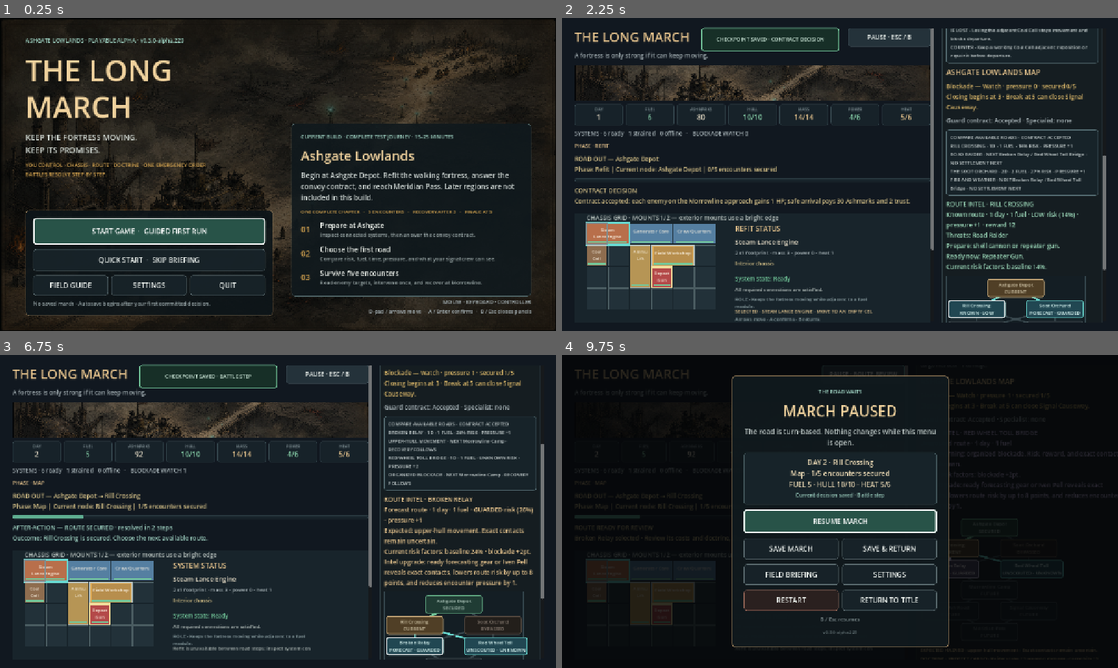
Above: before the commit, frames 1-4 (two rows, left to right).
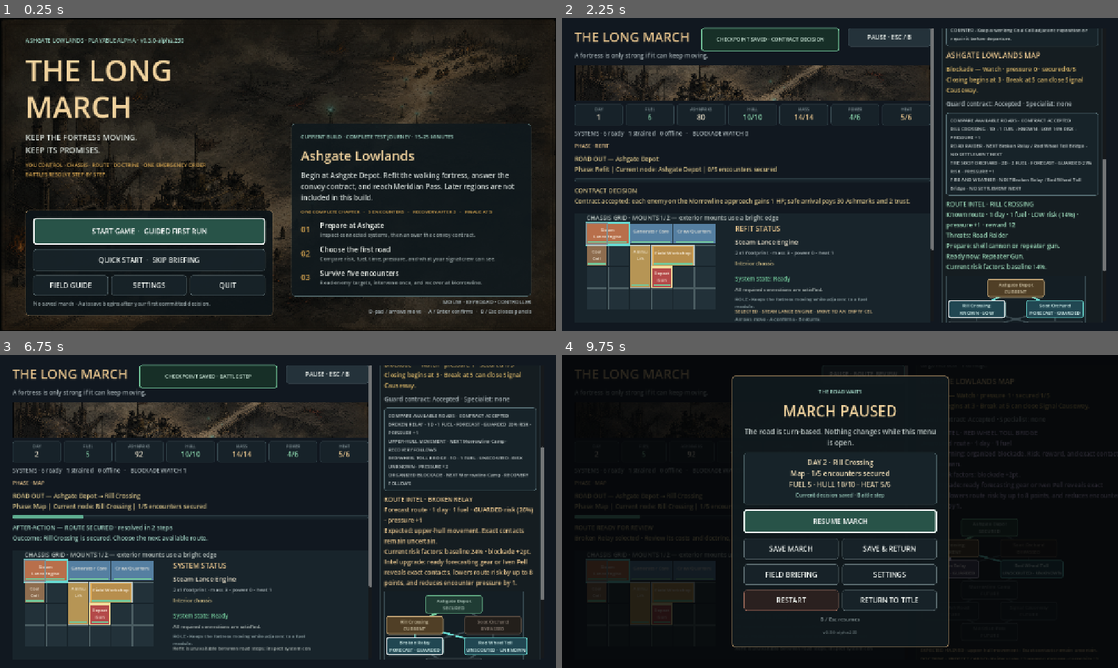
Above: after the commit, the same moments.

Repository: raphaelroshan/the-long-march
Game: Godot game, scene res://scenes/App.tscn
Same seed, same stepped clock (60 frames per second), same inputs: the game is played once before the commit and once after it.
Inputs:
- Up to frame 1 (0.25 s): no input
- Up to frame 2 (2.25 s): click "START GAME · GUIDED FIRST RUN" at 0.5 s; click "SKIP FOR THIS RUN" at 1.25 s; click "GUARD THE CONVOY MORROWLINE ·…" at 2 s
- Up to frame 3 (6.75 s): click "Rill Crossing KNOWN · LOW" at 2.75 s; click "Rill Crossing SELECTED · LOW" at 3.5 s; click "Soot Orchard FORECAST · GUARD…" at 4.25 s; click "COMMIT · RILL CROSSING DAY 1→…" at 5 s; click "ADVANCE · RESOLVE STEP 1 OF 6" at 5.75 s; click "ADVANCE · RESOLVE STEP 2 OF 6…" at 6.5 s
- Up to frame 4 (9.75 s): click "Broken Relay FORECAST · GUARD…" at 7.25 s; click "Broken Relay SELECTED · GUARD…" at 8 s; click "Red Wheel Toll UNSCOUTED · UN…" at 8.75 s; click "PAUSE · ROUTE REVIEW" at 9.5 s

The runs differ from the first frame. In frame 1, less than 0.1% of the frame differs, in the area x 32-33%, y 6-8%; in frame 2, 3.7%, in the area x 69-98%, y 3-81%; in frame 3, 2.3%; in frame 4, less than 0.1%.

Commit message:
ui: clarify route comparison confidence

Diff:
--- a/project.godot
+++ b/project.godot
@@ -4,7 +4,7 @@
 
 [application]
 config/name="The Long March"
-config/version="0.3.0-alpha.229"
+config/version="0.3.0-alpha.230"
 run/main_scene="res://scenes/App.tscn"
 config/features=PackedStringArray("4.4", "GL Compatibility")
 
--- a/src/core/fortress_state.gd
+++ b/src/core/fortress_state.gd
@@ -441,6 +441,7 @@
 		"days": int(node.get("days", 0)),
 		"fuel": fuel_cost,
 		"risk": risk,
+		"risk_band": "low" if risk <= 0.18 else ("guarded" if risk <= 0.32 else "high"),
 		"risk_factors": risk_factors,
 		"pressure_gain": pressure_gain,
 		"encounter_pressure": encounter_difficulty,
@@ -472,6 +473,7 @@
 			"days": int(preview.get("days", 0)),
 			"fuel": int(preview.get("fuel", 0)),
 			"risk": float(preview.get("risk", 0.0)),
+			"risk_band": String(preview.get("risk_band", "high")),
 			"pressure_gain": int(preview.get("pressure_gain", 0)),
 			"threat_hint": String(preview.get("threat_hint", "uncertain pressure")),
 			"threats": preview.get("threats", []).duplicate(),
--- a/src/ui/main.gd
+++ b/src/ui/main.gd
@@ -2039,11 +2039,12 @@
 	var comparison_lines: Array[String] = ["COMPARE AVAILABLE ROADS · CONTRACT %s" % state.guard_contract_status.replace("_", " ").to_upper()]
 	for route in state.campaign_route_comparison(_selected_id(doctrine_option)):
 		var visibility := String(route.get("visibility", "unscouted"))
-		var risk_text := "UNKNOWN RISK" if visibility == "unscouted" else "%.0f%% RISK" % (float(route.get("risk", 0.0)) * 100.0)
+		var confidence_text := visibility.to_upper()
+		var risk_text := "RISK UNKNOWN" if visibility == "unscouted" else "%s %.0f%% RISK" % [String(route.get("risk_band", "high")).to_upper(), float(route.get("risk", 0.0)) * 100.0]
 		var threats: Array = route.get("threats", [])
 		var threat_text := ", ".join(threats) if not threats.is_empty() else String(route.get("threat_hint", "uncertain pressure"))
 		var next_stops: Array = route.get("next_stops", [])
-		comparison_lines.append("%s · %dD · %d FUEL · %s · PRESSURE +%d\n%s · NEXT %s · %s" % [String(route.get("name", "Road")).to_upper(), int(route.get("days", 0)), int(route.get("fuel", 0)), risk_text, int(route.get("pressure_gai …(193 unchanged characters)…
+		comparison_lines.append("%s · %dD · %d FUEL · %s · %s · PRESSURE +%d\n%s · NEXT %s · %s" % [String(route.get("name", "Road")).to_upper(), int(route.get("days", 0)), int(route.get("fuel", 0)), confidence_text, risk_text, int(route.get("pressure_gai …(193 unchanged characters)…
 	campaign_comparison_panel.visible = state.campaign_active and planning_phase and not contract_offered and state.campaign_event_pending.is_empty() and options.size() > 1 and selected_campaign_node_id.is_empty()
 	campaign_comparison_label.text = "\n".join(comparison_lines)
 	var departure_block_reason := _campaign_departure_block_reason(selected_campaign_node_id)
--- a/tests/test_fortress_state.gd
+++ b/tests/test_fortress_state.gd
@@ -99,7 +99,7 @@
 	comparison_state.choose_guard_contract(false)
 	var comparison_before: Dictionary = comparison_state.serialize()
 	var route_comparison := comparison_state.campaign_route_comparison()
-	_expect(route_comparison.size() == 2 and route_comparison[0].has("days") and route_comparison[0].has("fuel") and route_comparison[0].has("pressure_gain") and route_comparison[0]. …(105 unchanged characters)…
+	_expect(route_comparison.size() == 2 and route_comparison[0].has("days") and route_comparison[0].has("fuel") and route_comparison[0].has("risk_band") and route_comparison[0].has("pressure_gain") and route_comparison[0]. …(105 unchanged characters)…
 	_expect(comparison_state.serialize() == comparison_before, "reading the route comparison must not mutate authoritative campaign state")
 
 	var weapon_state := LongMarchState.new(1107)
--- a/tests/test_prototype_flow.gd
+++ b/tests/test_prototype_flow.gd
@@ -225,7 +225,7 @@
 	_expect(game.guidance_label.text.contains("Select one cyan route"), "the objective should advance immediately after the contract is answered")
 	_expect(game.current_run_flow_step == 1 and game.run_flow_labels[0].text.begins_with("✓"), "answering the contract should advance the tracker to the Lowlands roads")
 	_expect(game.campaign_map.status_for("rill_crossing") == "available" and not game.campaign_map.button_for("rill_crossing").disabled, "answering the contract should activate the opening map nodes")
-	_expect(game.campaign_comparison_panel.visible and game.campaign_comparison_label.text.contains("RILL CROSSING · 1D · 1 FUEL") and game.campaign_comparison_label.text.contains("SOOT ORCHARD · 2D · 2 FUEL") and game.campaign_comparison_label.text.contains("PRESSURE +1") and game.campaign_comparison_label.text.contains("NO SETTLEMENT NEXT"), "route planning should compare days, fuel, risk, pressure, threat clue, and onward recovery before selection")
+	_expect(game.campaign_comparison_panel.visible and game.campaign_comparison_label.text.contains("RILL CROSSING · 1D · 1 FUEL · KNOWN · LOW 14% RISK") and game.campaign_comparison_label.text.contains("SOOT ORCHARD · 2D · 2 FUEL · FORECAST · GUARDED 27% RISK") and game.campaign_comparison_label.text.contains("PRESSURE +1") and game.campaign_comparison_label.text.contains("NO SETTLEMENT NEXT"), "route planning should compare confidence, days, fuel, risk band, pressure, threat clue, and onward recovery before selection")
 	_expect(game.campaign_pressure_label.text.contains("Closing begins at 3") and game.campaign_pressure_label.text.contains("Break at 5"), "Watch pressure should explain both upcoming closure thresholds before route choice")
 	_expect(game.campaign_map.button_for("rill_crossing").text.contains("KNOWN · LOW") and game.campaign_map.button_for("soot_orchard").text.contains("FORECAST · GUARDED"), "available map nodes should expose compact scouting and risk comparisons before focus")
 	_expect(game.campaign_map.button_for("rill_crossing").has_focus(), "resolving the contract should hand controller focus to the first route")
@@ -235,6 +235,7 @@
 	_expect(not route_asset_rect.intersects(route_viewport_rect) or route_viewport_rect.encloses(route_asset_rect), "route focus should not leave the command-desk icon row partially clipped")
 	game.doctrine_option.select(2)
 	game.doctrine_option.item_selected.emit(2)
+	_expect(game.campaign_comparison_label.text.contains("RILL CROSSING · 1D · 1 FUEL · KNOWN · GUARDED 22% RISK"), "route comparison should update its risk band and value when doctrine changes before selection")
 	game.campaign_map.button_for("rill_crossing").pressed.emit()
 	await process_frame
 	_expect(game.campaign_commit_intel_label.visible and game.campaign_commit_intel_label.text.contains("KNOWN CONTACTS")  …(397 unchanged characters)…
--- a/tools/ci_manifest.json
+++ b/tools/ci_manifest.json
@@ -1,7 +1,7 @@
 {
   "slug": "the-long-march",
   "display_name": "The Long March",
-  "prototype_version": "0.3.0-alpha.229",
+  "prototype_version": "0.3.0-alpha.230",
   "playtest_ready": true,
   "godot_test": "res://tests/test_fortress_state.gd",
   "primary_repo": "raphaelroshan/the-long-march",
Not shown, changed: export_presets.cfg
Not shown, changed: docs/decision_log.md
